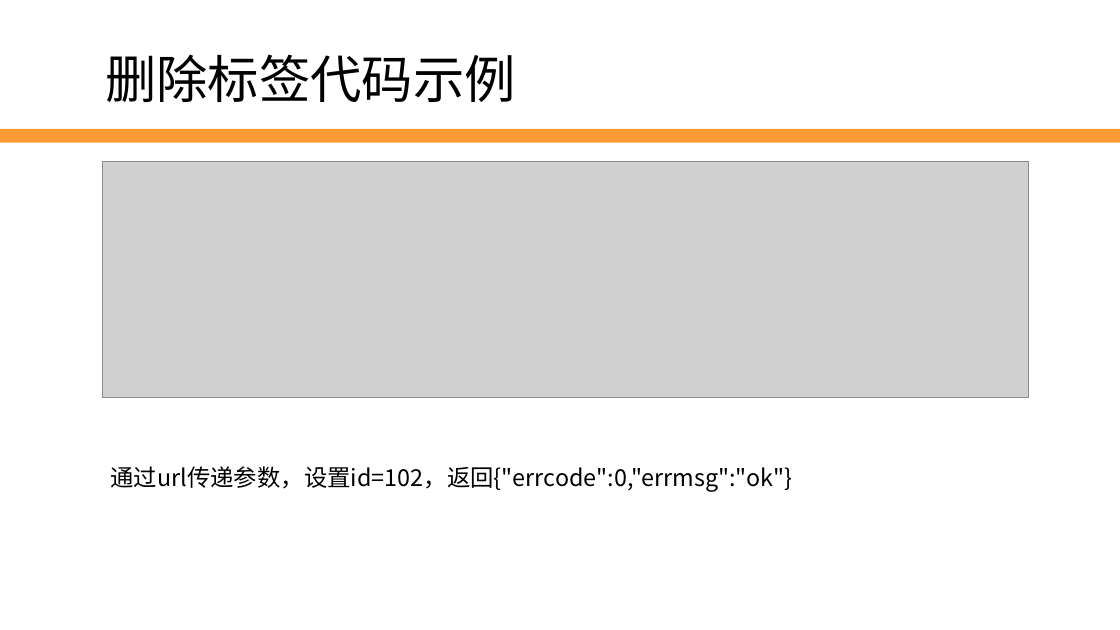
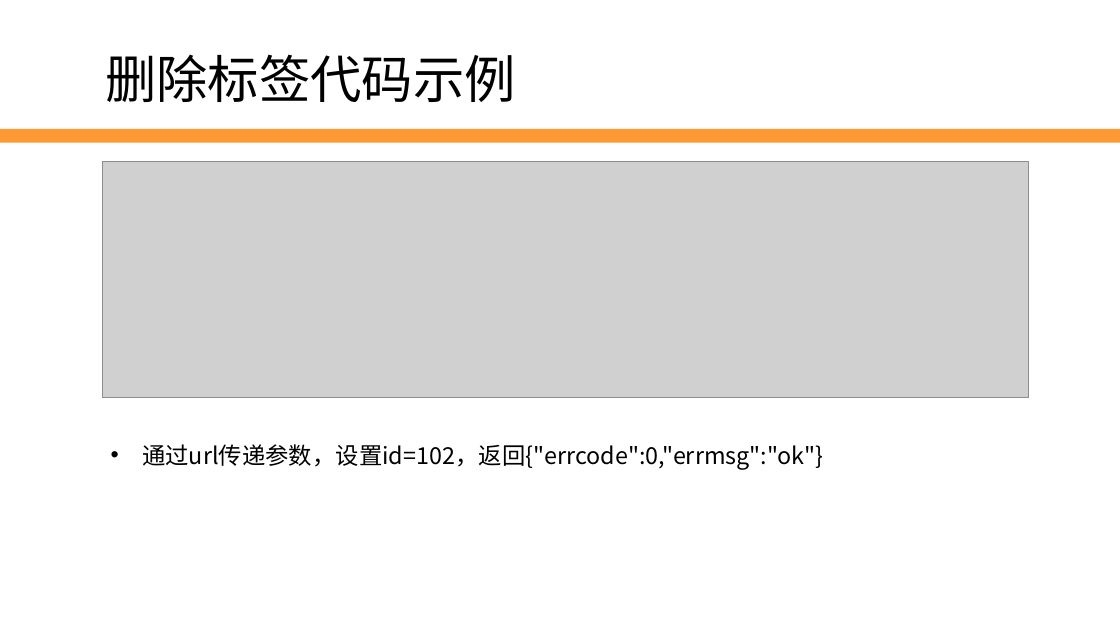
Before and after one commit to edu2act/2017-2018_1st_Wechat_Web_Programming, a slide deck: slide 23 of 课程ppt/第8讲 用户管理.pptx (slide 13 before the commit). Drawn at 1120x630 pixels with LibreOffice and Linux fonts; fonts in the diff are those of the drawing; grey boxes stand for pictures; background and template pictures are left out. Boxes give left, top, right and bottom in pixels: in the first picture for what was removed or moved away, otherwise in the second. Text is boxed around its words. In the diff, an @@ line names an element or a change of style, - is before the commit and + after.

```diff
--- a/课程ppt/第8讲 用户管理.pptx
+++ b/课程ppt/第8讲 用户管理.pptx
@@ text "通过url传递参数，设置id=102，返回{"errcode":0,"errmsg":"ok"}": place and size @@
-text "通过url传递参数，设置id=102，返回{"errcode":0,"errmsg":"ok"}" at (111, 466, 793, 492)
+text "通过url传递参数，设置id=102，返回{"errcode":0,"errmsg":"ok"}" at (142, 444, 824, 470)
@@ text "通过url传递参数，设置id=102，返回{"errcode":0,"errmsg":"ok"}" at (142, 444, 824, 470): bullet none to • @@
```
Also in this commit, not shown: 20 other slides changed, 3 slides added.
